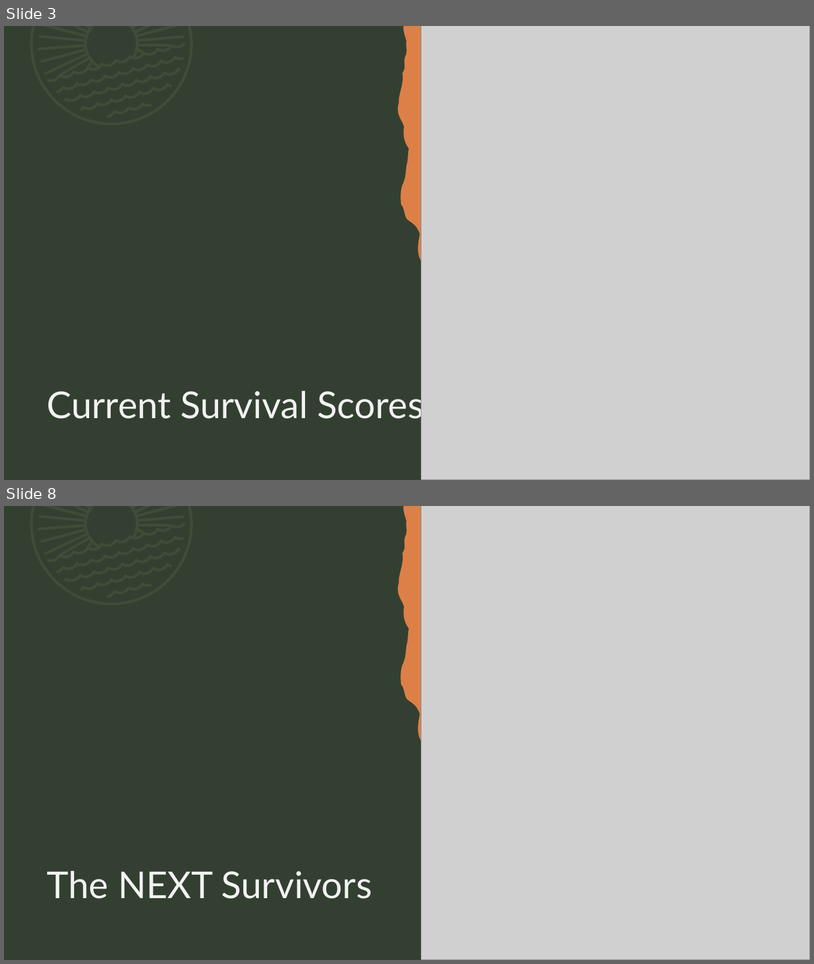
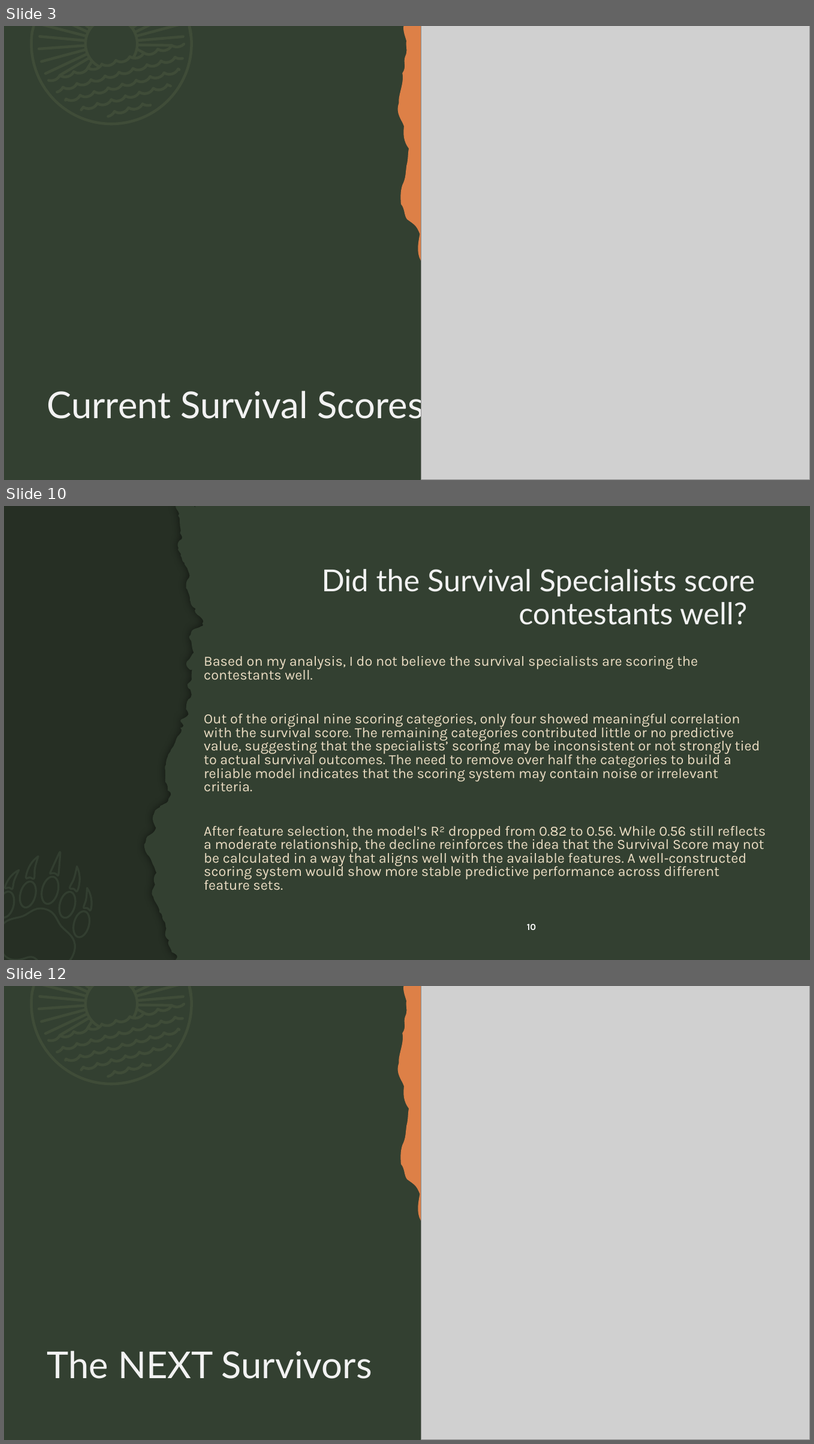
Before and after one commit to 2026-spring-machine-learning/mad-2026-spring-ml-algorithms, a slide deck: linear_regression/Survival Score Review and Predictions.pptx. Shown one above the other, each under a label of ours: slides 3 and 8 before the commit, slides 3, 10 and 12 after it; the slides between them are not shown. The pictures are 814x964 and 814x1444 pixels, drawn with LibreOffice and Linux fonts; fonts in the diff are those of the drawing; grey boxes stand for pictures; background and template pictures are left out. Boxes give left, top, right and bottom in pixels: in the first picture for what was removed or moved away, otherwise in the second. Text is boxed around its words. In the diff, an @@ line names an element or a change of style, - is before the commit and + after.

```diff
--- a/linear_regression/Survival Score Review and Predictions.pptx
+++ b/linear_regression/Survival Score Review and Predictions.pptx
@@ slide 10 added at (4,506,810,960), background #334031 @@
@@ rectangle added at (4,506,220,960), fill #000000 at 25% opacity @@
@@ freeform shape added at (144,506,319,960), fill #334031 @@
@@ rectangle added at (253,506,810,960), fill #334031 @@
@@ title added at (322,569,755,625), 36 pt, text #F2F2F2 @@
+Did the Survival Specialists score contestants well?
@@ text added at (204,656,767,890), 16.8 pt, text #EBDDC3 @@
+Based on my analysis, I do not believe the survival specialists are scoring the contestants well.
+Out of the original nine scoring categories, only four showed meaningful correlation with the survival score. The remaining categories contributed little or no predictive value, suggesting that the specialists’ scoring may be inconsistent or not strongly tied to actual survival outcomes. The need to remove over half the categories to build a reliable model indicates that the scoring system may contain noise or irrelevant criteria.
+After feature selection, the model’s R² dropped from 0.82 to 0.56. While 0.56 still reflects a moderate relationship, the decline reinforces the idea that the Survival Score may not be calculated in a way that aligns well with the available features. A well‑constructed scoring system would show more stable predictive performance across different feature sets.
@@ freeform shape added at (4,851,93,960), fill #7C9878 at 15% opacity @@
@@ page number added at (527,924,536,930), 11 pt, text #FFFFFF, bold @@
+10
@@ what was slide 8 is now slide 12 @@
```
Also in this commit, not shown: 7 slides changed, 3 other slides added, 1 other file.
